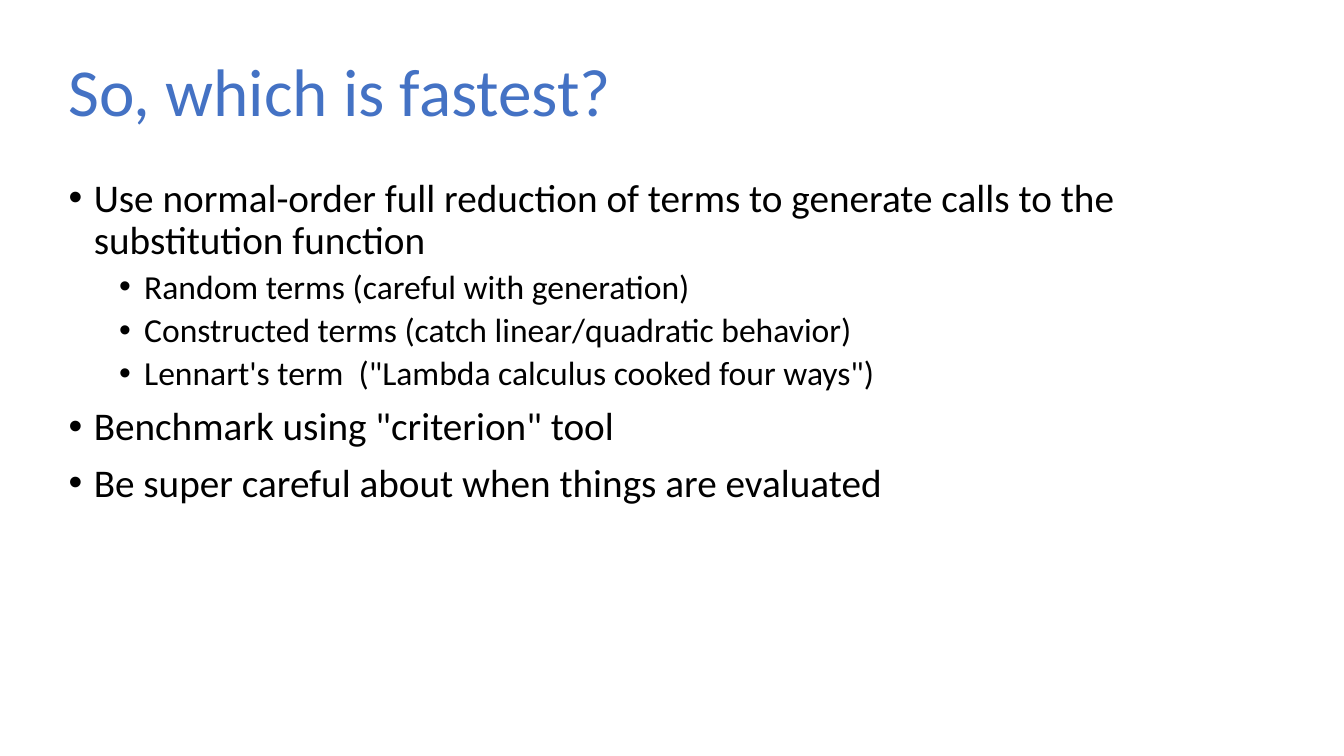
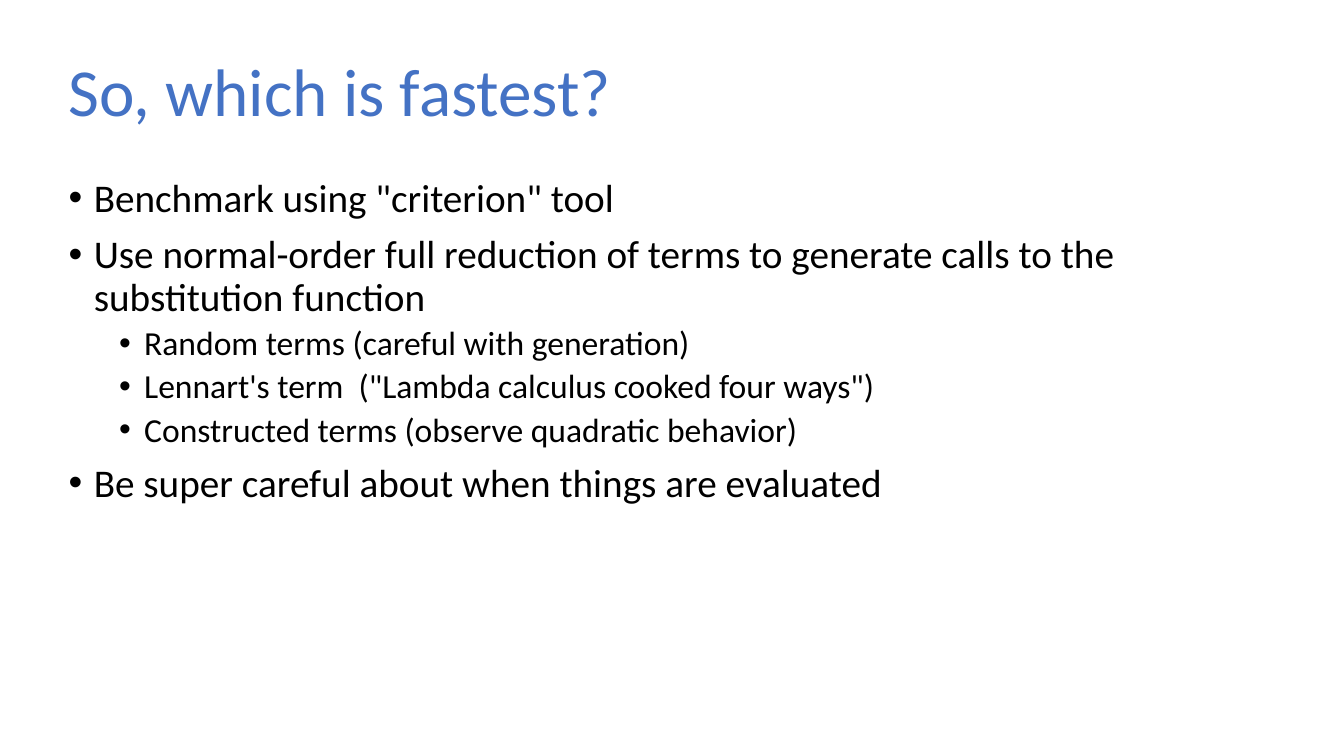
Before and after one commit to sweirich/lambda-n-ways, a slide deck: slide 24 of plclub-2021.pptx (slide 23 before the commit). Drawn at 1344x756 pixels with LibreOffice and Linux fonts; fonts in the diff are those of the drawing. Boxes give left, top, right and bottom in pixels: in the first picture for what was removed or moved away, otherwise in the second. Text is boxed around its words. In the diff, an @@ line names an element or a change of style, - is before the commit and + after.

```diff
--- a/plclub-2021.pptx
+++ b/plclub-2021.pptx
@@ text at <box>94,184,614,219</box>: paragraph added @@
+• Benchmark using "criterion" tool
@@ text at <box>144,317,851,348</box>: paragraph removed @@
-  • Constructed terms (catch linear/quadratic behavior)
@@ text at <box>144,417,797,448</box>: text changed; size 21 to 18 pt @@
-• Benchmark using "criterion" tool
+  • Constructed terms (observe quadratic behavior)
```
Also in this commit, not shown: 14 other slides changed, 1 slide added, 1 other file.
